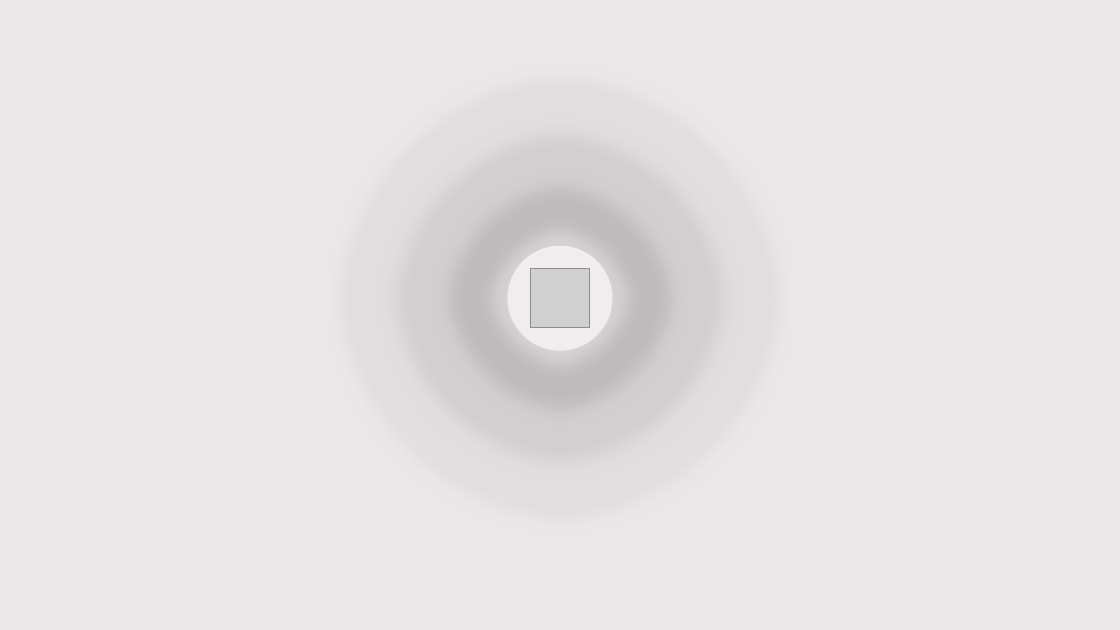
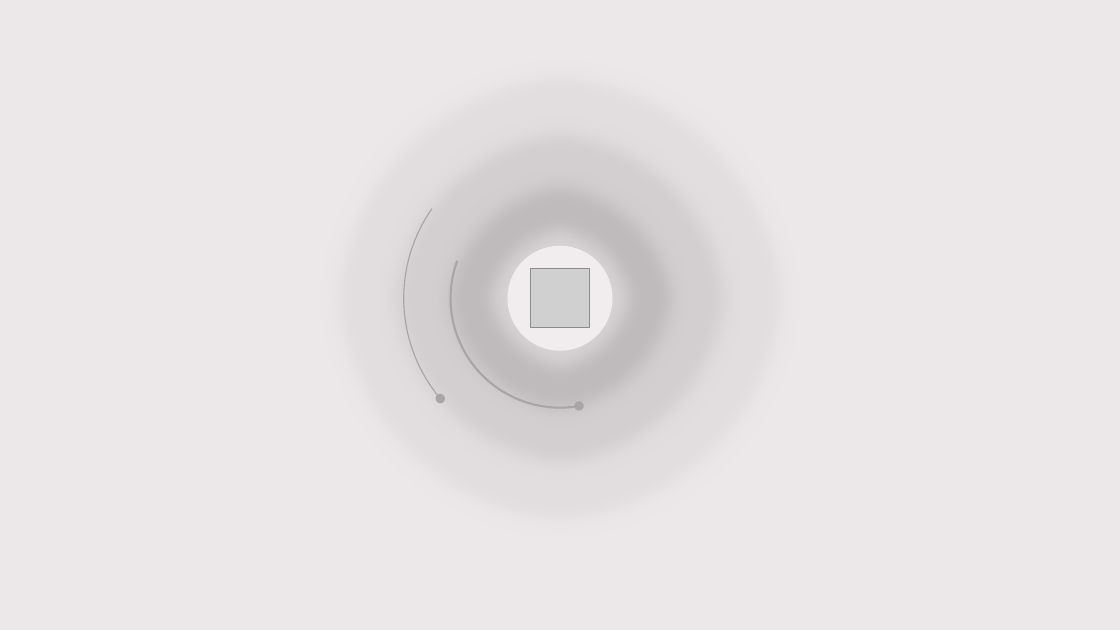
Before and after one commit to ula0740-ux/Loyha-, a slide deck: slide 1 of hisobot/hrm/morph/HRM_2026_Sentabr_Morph.pptx. Drawn at 1120x630 pixels with LibreOffice and Linux fonts; fonts in the diff are those of the drawing; grey boxes stand for pictures. Boxes give left, top, right and bottom in pixels: in the first picture for what was removed or moved away, otherwise in the second. Text is boxed around its words. In the diff, an @@ line names an element or a change of style, - is before the commit and + after.

```diff
--- a/hisobot/hrm/morph/HRM_2026_Sentabr_Morph.pptx
+++ b/hisobot/hrm/morph/HRM_2026_Sentabr_Morph.pptx
@@ arc (boxed as its full ellipse) added at (347,85,774,512), outline #A9A4A6 1 pt @@
@@ arc (boxed as its full ellipse) added at (410,149,709,447), outline #A9A4A6 1.8 pt @@
@@ ellipse added at (434,392,447,405), fill #A9A4A6 @@
@@ ellipse added at (573,400,586,413), fill #A9A4A6 @@
```
Also in this commit, not shown: 11 other slides changed, 1 other file.
